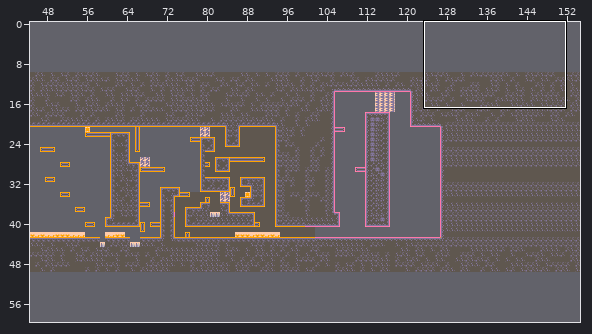
An edit to a level. Tiled map, res/maps/simple_map.tmx. Above, an overview of the earlier version with the close-up marked.
Close-up. Old version:
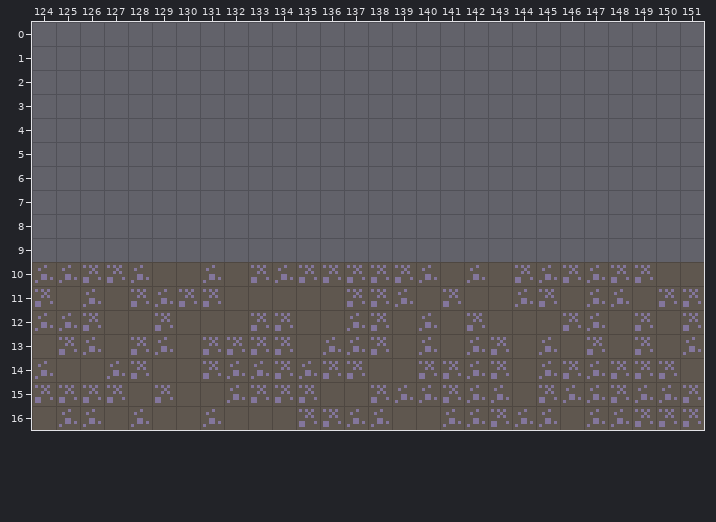
Cells are 8x8 px. Shown: x 124..151, y 0..16. The commit also changed other parts of the map, which this record leaves out. The old version is drawn lined up with the new one.
Now the later version:
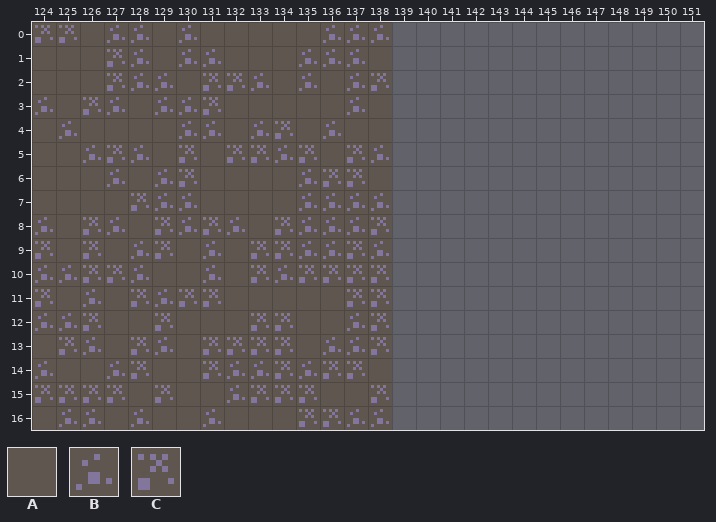
Key: from "tilemap_packed": A 2, B 17, C 32.
_ is an empty cell.
Difference:
map size 170x40 -> 139x60 cells (old content now starts at 1,10; both pictures use the new coordinates)
Layer "Collisions":
y 0: x 124..138 _______________ -> CCABBABAAAAABBB
y 1: x 124..138 _______________ -> AAACBABBAAABBBA
y 2: x 124..138 _______________ -> AAACBBACCBABABC
y 3: x 124..138 _______________ -> BACBABBCAAAAABA
y 4: x 124..138 _______________ -> ABAAAABBABCABAA
y 5: x 124..138 _______________ -> AABCBACACCBCACB
y 6: x 124..138 _______________ -> AAABABCAAAABCCA
y 7: x 124..138 _______________ -> AAAACBBAAAABBBB
y 8: x 124..138 _______________ -> BACBACBCBACBBBC
y 9: x 124..138 _______________ -> CACABCABACCBBCB
y 10: x 139..151 CBABACBCBCCAA -> _____________
y 11: x 139..151 BACAABCABBACC -> _____________
y 12: x 139..151 ABACAAACBACAC -> _____________
y 13: x 139..151 ABABCABACACAB -> _____________
y 14: x 139..151 ACCBCABCBCCCA -> _____________
y 15: x 139..151 BBCBBACBBCBBC -> _____________
y 16: x 139..151 AABBCBBABBCCC -> _____________
